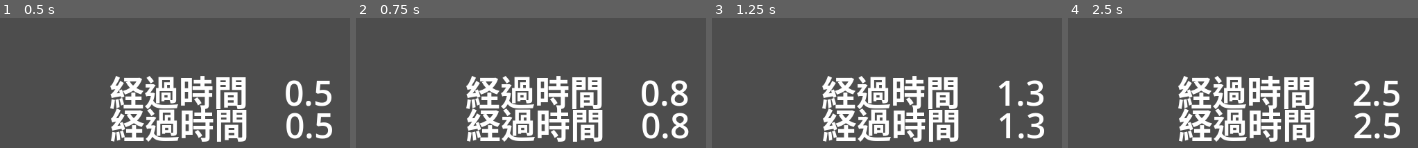
Above: before the commit, frames 1-4 (left to right).
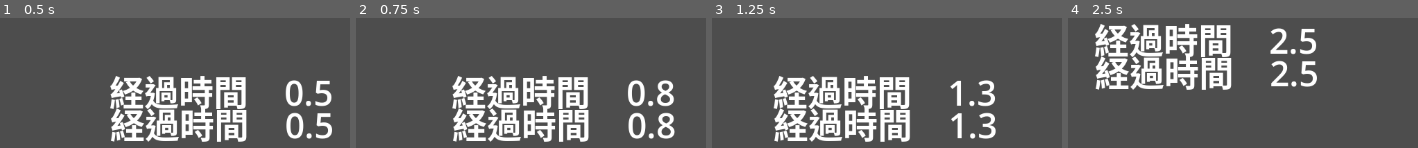
Above: after the commit, the same moments.

Repository: WOCae/L002
Game: Godot game, scene res://main.tscn
The game is run twice, just before and just after one commit, with the same random seed, the same clock (stepped at 60 frames per second) and the same inputs.
Inputs:
- Up to frame 1 (0.5 s): no input
- Up to frame 2 (0.75 s): hold Right (ui_right) from 0.53 s (still down)
- Up to frame 3 (1.25 s): keep holding Right (ui_right); tap Space (ui_select) at 0.77 s
- Up to frame 4 (2.5 s): release Right (ui_right) at 1.28 s; hold Down (ui_down) 1.28-2.03 s; tap Space (ui_select) at 1.52 s; hold Right (ui_right) from 2.03 s (still down)

Frame 1 is identical in both runs. In frame 2, 18% of the frame differs, in the area x 27-96%, y 44-96%; in frame 3, 21%; in frame 4, 29%, in the area x 7-95%, y 4-96%.

Commit message:
Update main.gd

Diff:
--- a/main.gd
+++ b/main.gd
@@ -3,11 +3,29 @@
 var elapsed_time_ph:float
 
 @onready var _camera = $Camera2D # カメラ.
+@export var speed = 5
 var _tShake: float = 0 # 画面揺らすタイマー.
 const TIMER_SHAKE = 0.5 # 0.5秒の間揺らす
 func _process(delta):
 	elapsed_time += delta
 	$elapsed_time.text = "経過時間"+"%7.1f" % elapsed_time
+
+
+	var velocity = Vector2.ZERO
+
+	if Input.is_action_pressed("ui_up"):
+		_camera.position.y -= 100*delta # moveup
+
+	if Input.is_action_pressed("ui_down"):
+		_camera.position.y += 100*delta # movedown
+
+	if Input.is_action_pressed("ui_left"):
+		_camera.position.x -= 100*delta # moveleft
+
+	if Input.is_action_pressed("ui_right"):
+		_camera.position.x += 100*delta # moveright
+
+	#position += velocity.normalized() * speed
 
 	if Input.is_action_pressed(("ui_select"))|| Input.is_action_pressed(("start")):
 	# 画面揺らす
